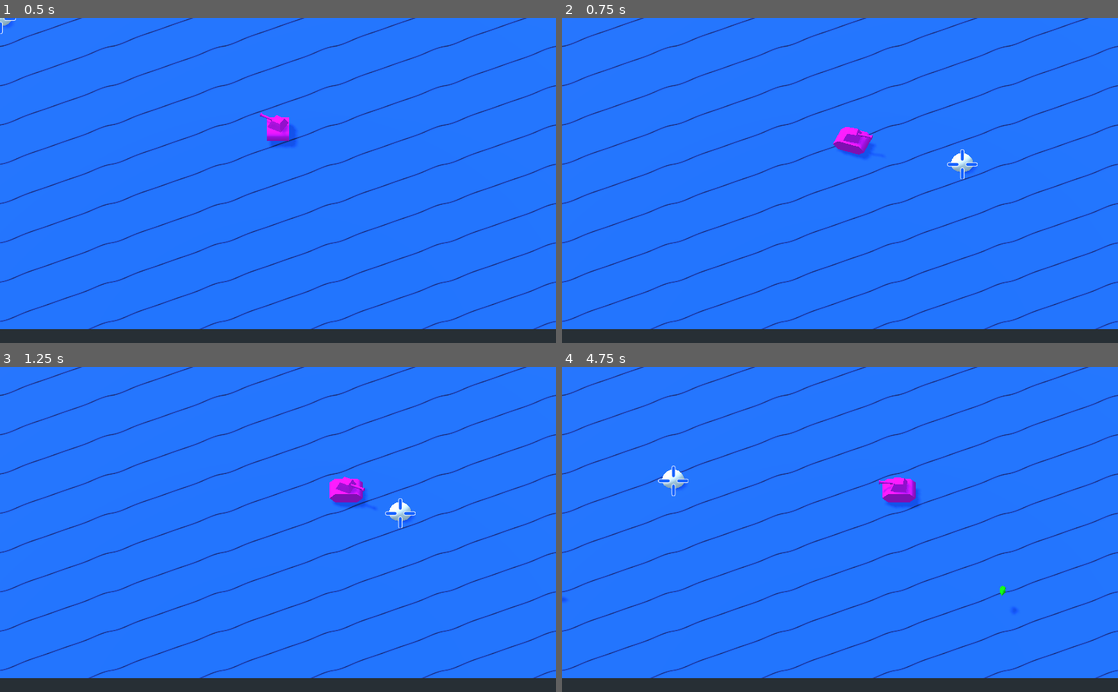
Above: before the commit, frames 1-4 (two rows, left to right).
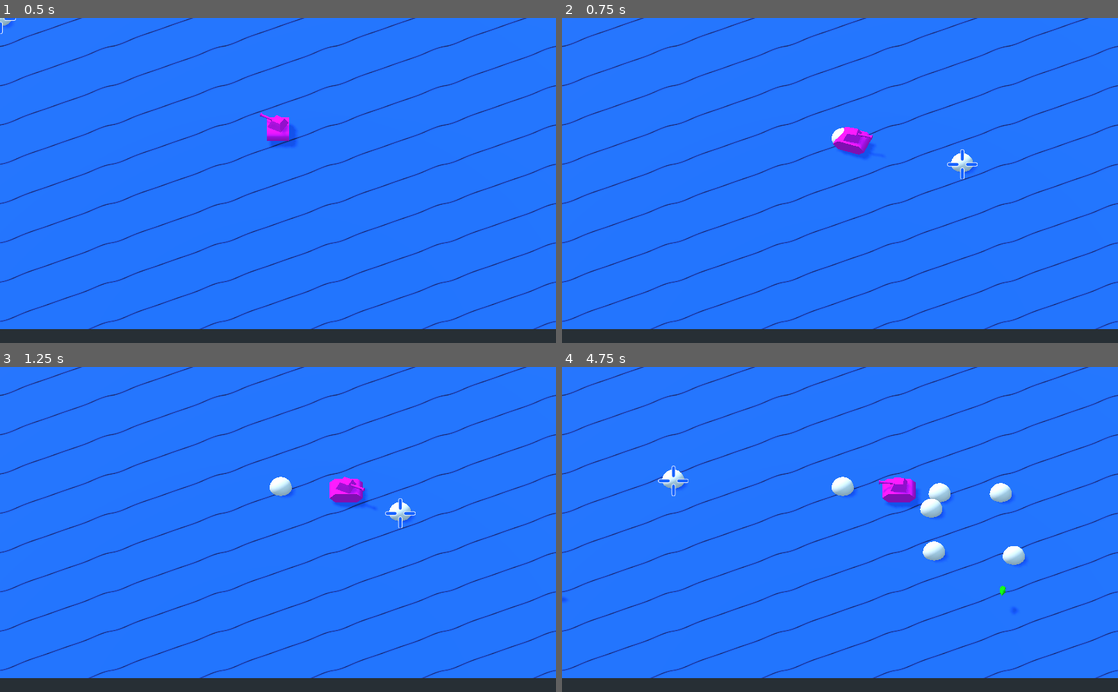
Above: after the commit, the same moments.

Repository: Hasnep/combatanks
Game: Godot game, scene res://World.tscn
The game is run twice, just before and just after one commit, with the same random seed, the same clock (stepped at 60 frames per second) and the same inputs.
Inputs (mouse positions are in pixels of both pictures, inside the frame that each line leads up to):
- Up to frame 1 (0.5 s): no input
- Up to frame 2 (0.75 s): tap Enter at 0.5 s; move the mouse to (962, 164) at 0.52 s; hold Right (move_right) from 0.53 s (still down); right-click (962, 164) at 0.6 s
- Up to frame 3 (1.25 s): keep holding Right (move_right)
- Up to frame 4 (4.75 s): move the mouse to (728, 545) at 1.27 s; release Right (move_right) at 1.28 s; hold Down (move_down) 1.28-2.03 s; click (728, 545) at 1.35 s; right-click (728, 545) at 1.55 s; move the mouse to (895, 458) at 2.02 s; hold Right (move_right) 2.03-2.78 s; right-click (895, 458) at 2.1 s; move the mouse to (812, 594) at 2.77 s; hold Up (move_up) 2.78-3.53 s; right-click (812, 594) at 2.85 s; move the mouse to (1006, 578) at 3.52 s; hold Left (move_left) from 3.53 s (still down); click (1006, 578) at 3.6 s; right-click (1006, 578) at 3.8 s; move the mouse to (673, 480) at 4.27 s; right-click (673, 480) at 4.35 s

Frame 1 is identical in both runs. In frame 2, less than 0.1% of the frame differs, in the area x 48-51%, y 33-39%; in frame 3, 0.2%; in frame 4, 1.2%, in the area x 48-84%, y 33-62%.

Commit message:
Add the ability to lay mines

Diff:
--- /dev/null
+++ b/Mine/Mine.gd
@@ -0,0 +1,4 @@
+extends Spatial
+
+func constructor(tank_position: Vector3):
+	transform.origin = tank_position
--- /dev/null
+++ b/Mine/Mine.tscn
@@ -0,0 +1,12 @@
+[gd_scene load_steps=3 format=2]
+
+[ext_resource path="res://Mine/Mine.gd" type="Script" id=1]
+
+[sub_resource type="SphereMesh" id=1]
+
+[node name="Mine" type="Spatial"]
+script = ExtResource( 1 )
+
+[node name="MineModel" type="MeshInstance" parent="."]
+mesh = SubResource( 1 )
+material/0 = null
--- a/Tank/TankBase.gd
+++ b/Tank/TankBase.gd
@@ -1,6 +1,9 @@
 extends KinematicBody
 
+var Mine = preload("res://Mine/Mine.tscn")
+
 onready var tank: Spatial = $"../Tank"
+onready var mine_container: Node = $"../../Mines"
 
 const max_speed: float = 10.0
 const max_angular_velocity: float = 0.1
@@ -39,3 +42,11 @@
 
 	# Move tank
 	move_and_slide(speed * global_transform.basis.z)
+
+	if Input.is_action_just_pressed("mine"):
+		lay_mine()
+
+func lay_mine():
+	var m = Mine.instance()
+	m.constructor(transform.origin)
+	mine_container.add_child(m)
--- a/World.tscn
+++ b/World.tscn
@@ -7,6 +7,8 @@
 [sub_resource type="SphereMesh" id=1]
 
 [node name="World" type="Spatial"]
+
+[node name="Mines" type="Node" parent="."]
 
 [node name="Bullets" type="Node" parent="."]
 
--- a/project.godot
+++ b/project.godot
@@ -49,6 +49,11 @@
 "events": [ Object(InputEventMouseButton,"resource_local_to_scene":false,"resource_name":"","device":0,"alt":false,"shi …(212 unchanged characters)…
  ]
 }
+mine={
+"deadzone": 0.5,
+"events": [ Object(InputEventMouseButton,"resource_local_to_scene":false,"resource_name":"","device":0,"alt":false,"shift":false,"control":false,"meta":false,"command":false,"button_mask":0,"position":Vector2( 0, 0 ),"global_position":Vector2( 0, 0 ),"factor":1.0,"button_index":2,"pressed":false,"doubleclick":false,"script":null)
+ ]
+}
 
 [rendering]
 
